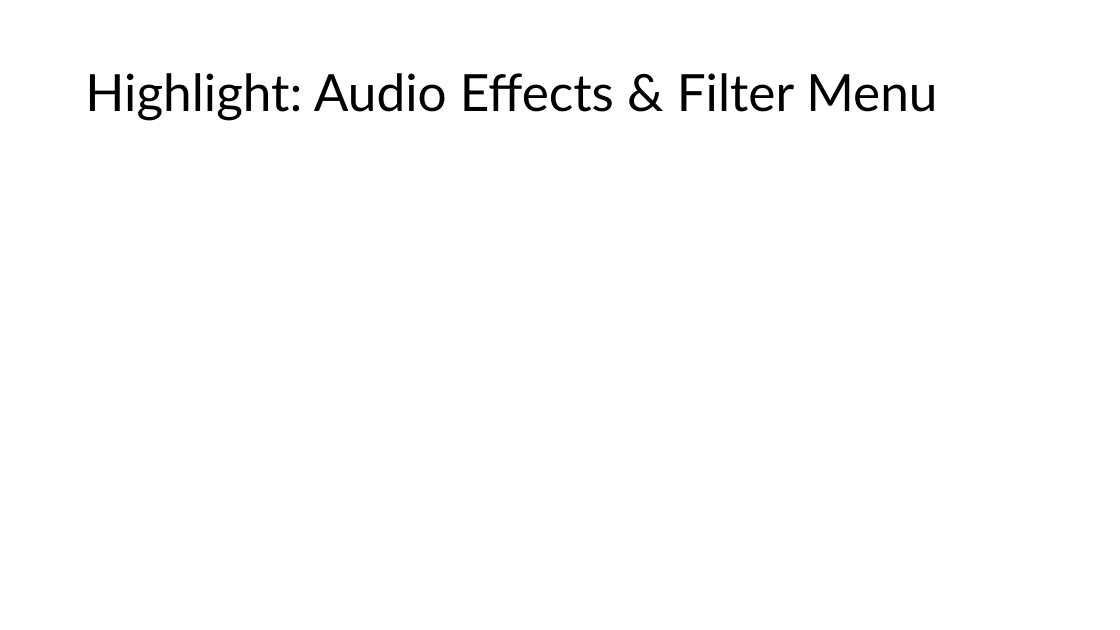
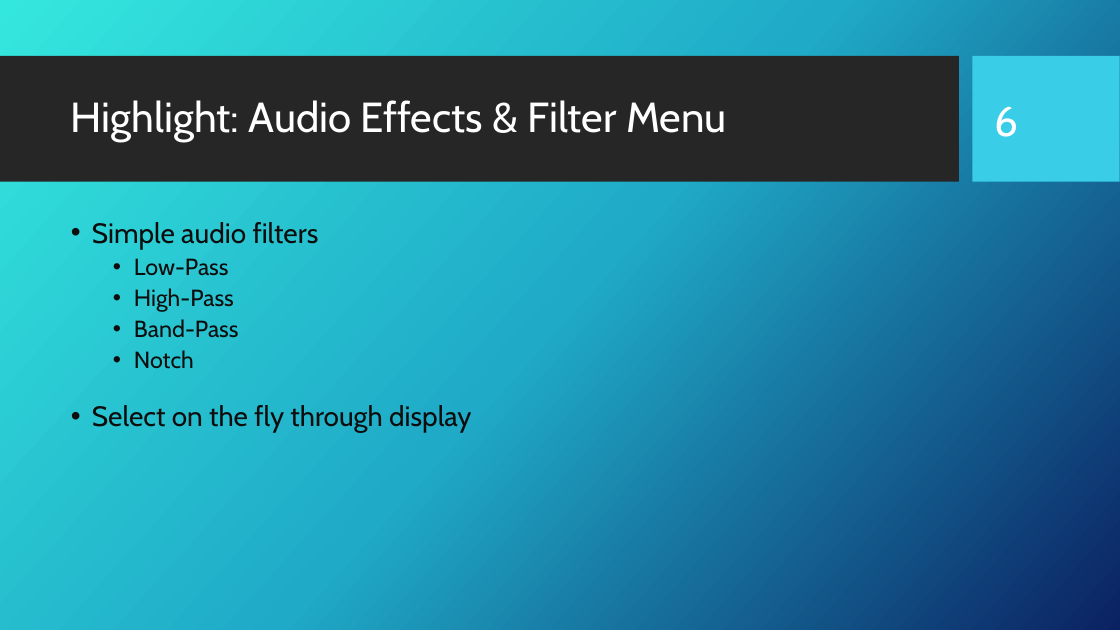
Before and after one commit to Tommy270502/PM3, a slide deck: slide 6 of 2_Assessments/Presentation.pptx (slide 7 before the commit). Drawn at 1120x630 pixels with LibreOffice and Linux fonts; fonts in the diff are those of the drawing; background and template pictures are left out. Boxes give left, top, right and bottom in pixels: in the first picture for what was removed or moved away, otherwise in the second. Text is boxed around its words. In the diff, an @@ line names an element or a change of style, - is before the commit and + after.

```diff
--- a/2_Assessments/Presentation.pptx
+++ b/2_Assessments/Presentation.pptx
@@ background #FFFFFF to picture (left out) @@
@@ rectangle added at [0,56,959,182], fill #262626 @@
@@ rectangle added at [973,56,1120,182], fill #39CDE7 @@
@@ title "Highlight: Audio Effects & Filter ...": place and size @@
-title "Highlight: Audio Effects & Filter ..." at [85,73,937,120]
+title "Highlight: Audio Effects & Filter ..." at [71,100,727,142]
@@ title "Highlight: Audio Effects & Filter ..." at [71,100,727,142]: size 44 to 36 pt, font Lato to Cabin, text colour #000000 to #FFFFFF @@
@@ page number added at [994,106,1018,137], 36 pt, text #FFFFFF @@
+6
@@ text added at [92,222,319,369], 20 pt, text #0D0D0D @@
+• Simple audio filters
+  • Low-Pass
+  • High-Pass
+  • Band-Pass
+  • Notch
@@ text added at [92,405,471,432], 24 pt, text #0D0D0D @@
+• Select on the fly through display
```
Also in this commit, not shown: 5 other slides changed, 1 slide added, 2 slides removed, 1 other file.
